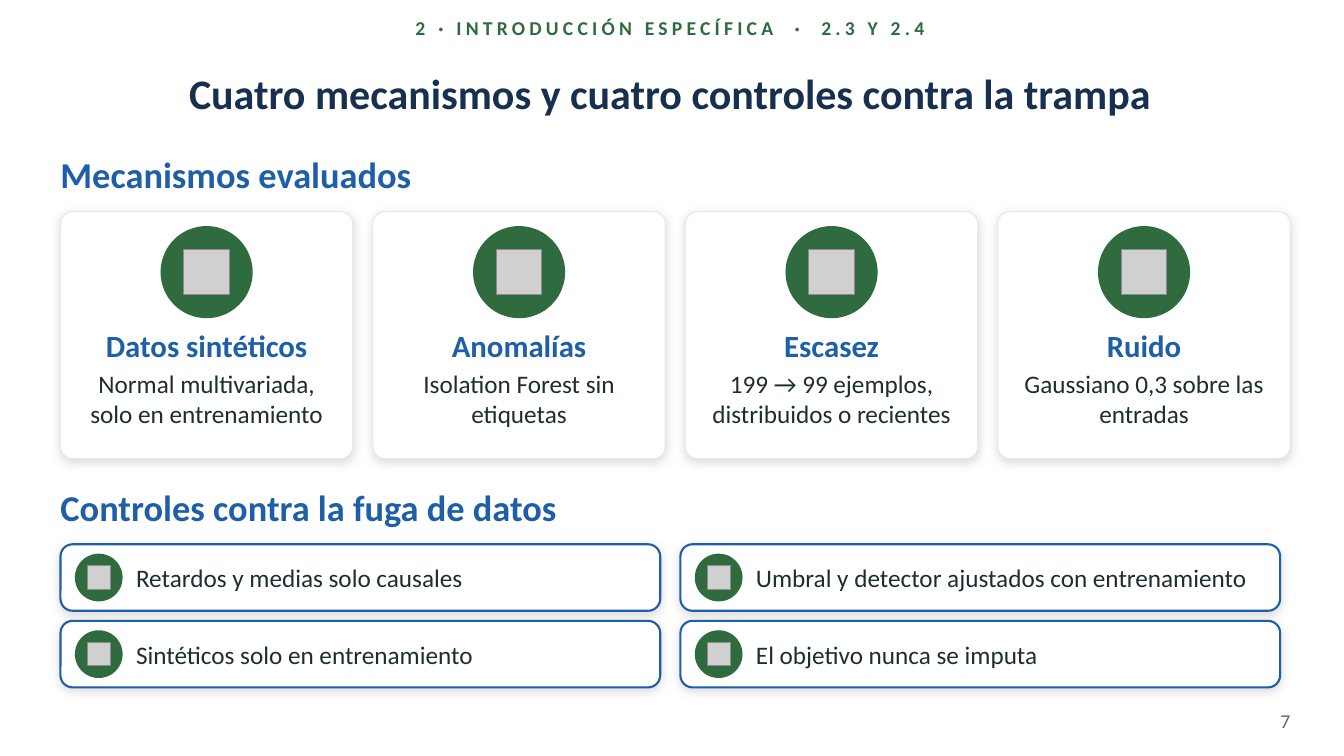
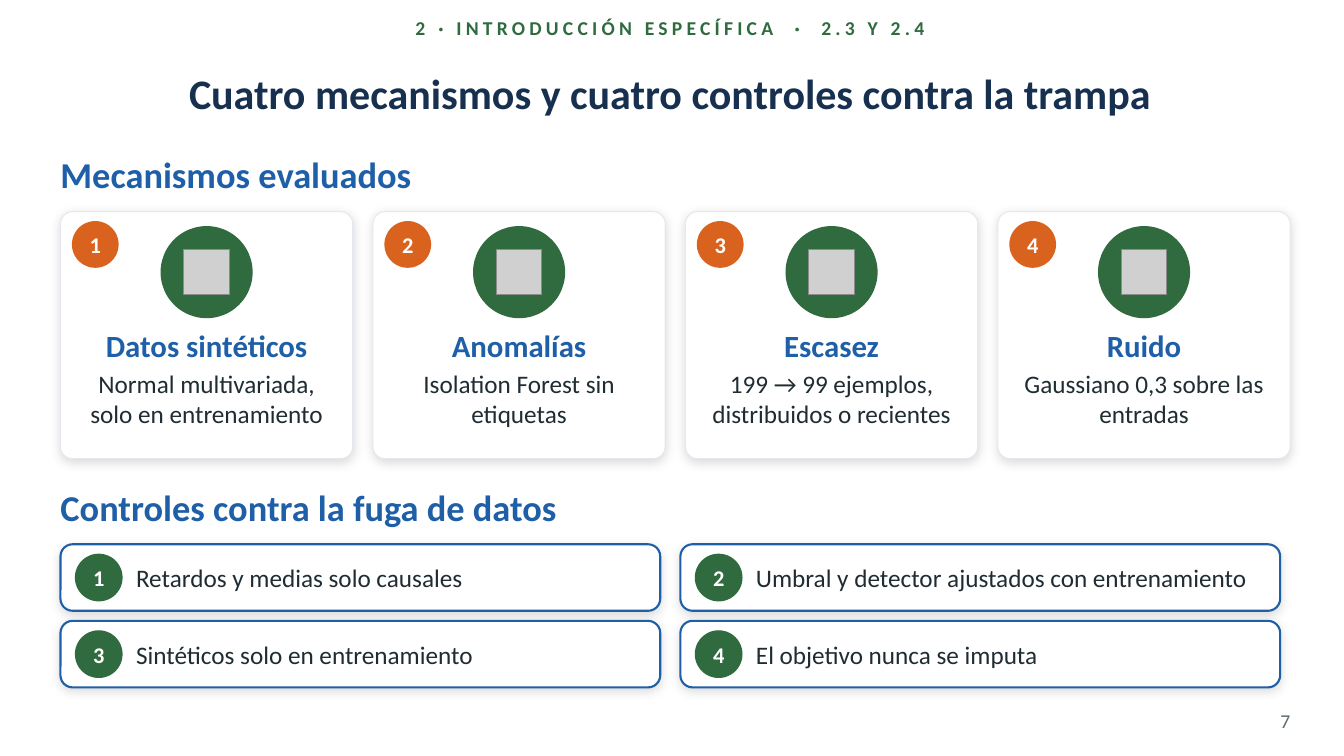
Before and after one commit to gusjrivas/AAI_Hydric_Stress, a slide deck: slide 7 of presentacion/Defensa_Rivas_v5.pptx. Drawn at 1344x756 pixels with LibreOffice and Linux fonts; fonts in the diff are those of the drawing; grey boxes stand for pictures; background and template pictures are left out. Boxes give left, top, right and bottom in pixels: in the first picture for what was removed or moved away, otherwise in the second. Text is boxed around its words. In the diff, an @@ line names an element or a change of style, - is before the commit and + after.

```diff
--- a/presentacion/Defensa_Rivas_v5.pptx
+++ b/presentacion/Defensa_Rivas_v5.pptx
@@ ellipse added at (x1=73, y1=222, x2=118, y2=267), fill #D9631E, outline #D9631E 1 pt @@
@@ text added at (x1=90, y1=238, x2=101, y2=253), 16 pt, text #FFFFFF, bold @@
+1
@@ ellipse added at (x1=385, y1=222, x2=431, y2=267), fill #D9631E, outline #D9631E 1 pt @@
@@ text added at (x1=402, y1=238, x2=413, y2=253), 16 pt, text #FFFFFF, bold @@
+2
@@ ellipse added at (x1=698, y1=222, x2=743, y2=267), fill #D9631E, outline #D9631E 1 pt @@
@@ text added at (x1=715, y1=238, x2=726, y2=253), 16 pt, text #FFFFFF, bold @@
+3
@@ ellipse added at (x1=1010, y1=222, x2=1056, y2=267), fill #D9631E, outline #D9631E 1 pt @@
@@ text added at (x1=1027, y1=238, x2=1038, y2=253), 16 pt, text #FFFFFF, bold @@
+4
@@ picture removed at (x1=87, y1=567, x2=110, y2=590) @@
@@ picture removed at (x1=707, y1=567, x2=730, y2=590) @@
@@ text added at (x1=93, y1=571, x2=104, y2=586), 16 pt, text #FFFFFF, bold @@
+1
@@ text added at (x1=713, y1=571, x2=724, y2=586), 16 pt, text #FFFFFF, bold @@
+2
@@ picture removed at (x1=87, y1=643, x2=110, y2=666) @@
@@ text added at (x1=93, y1=648, x2=104, y2=663), 16 pt, text #FFFFFF, bold @@
+3
@@ picture removed at (x1=707, y1=643, x2=730, y2=666) @@
@@ text added at (x1=713, y1=648, x2=724, y2=663), 16 pt, text #FFFFFF, bold @@
+4
```
Also in this commit, not shown: 7 other slides changed, 2 other files.
